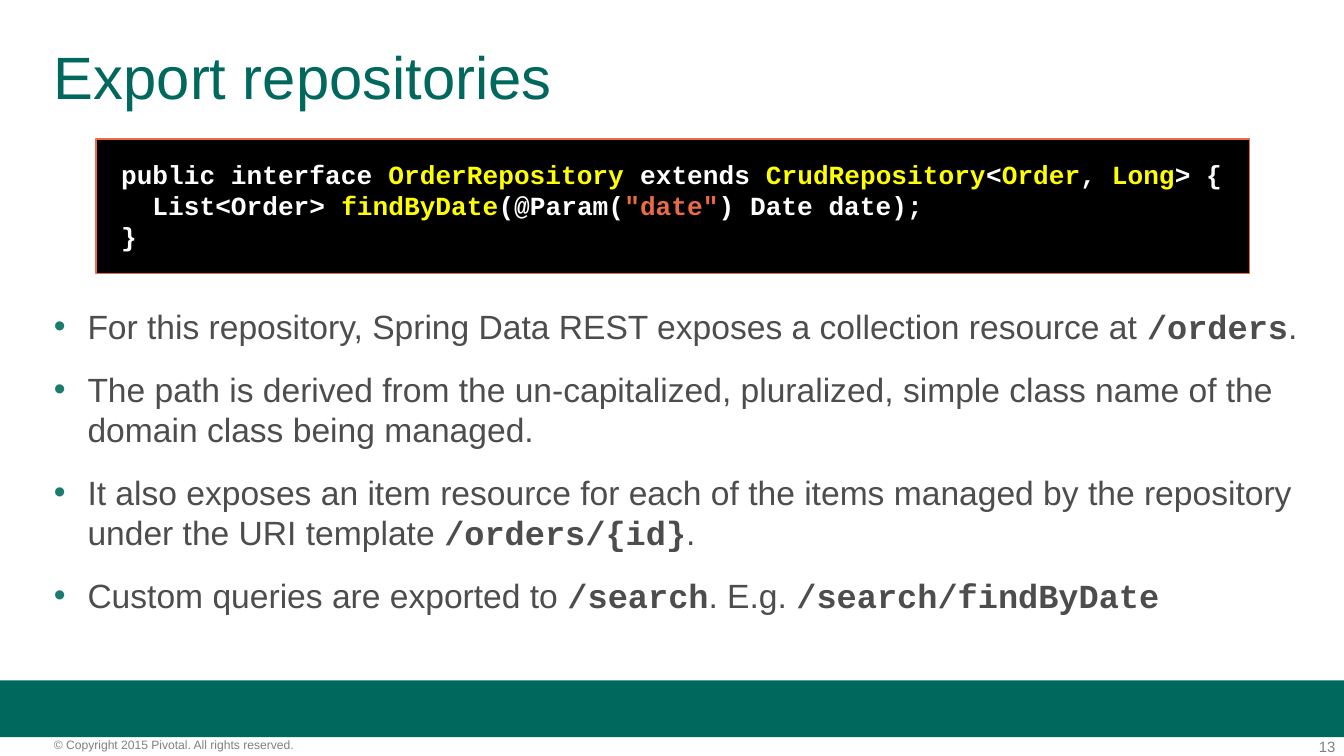
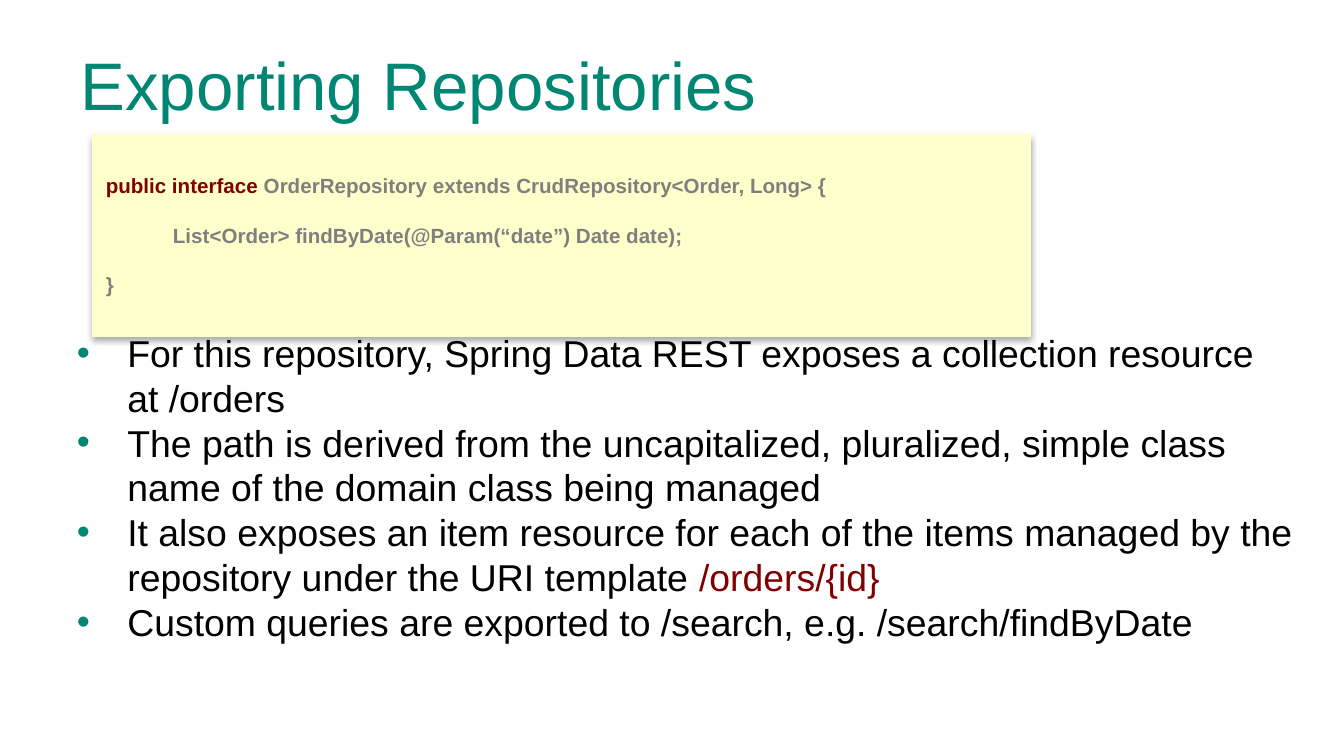
Before and after one commit to phopper-pivotal/PCF-Workshop-Carfax, a slide deck: slide 13 of presentations/5-Spring_Data_REST.pptx. Drawn at 1344x756 pixels with LibreOffice and Linux fonts; fonts in the diff are those of the drawing; background and template pictures are left out. Boxes give left, top, right and bottom in pixels: in the first picture for what was removed or moved away, otherwise in the second. Text is boxed around its words. In the diff, an @@ line names an element or a change of style, - is before the commit and + after.

Commit message:
updates to slide decks

```diff
--- a/presentations/5-Spring_Data_REST.pptx
+++ b/presentations/5-Spring_Data_REST.pptx
@@ title at [81, 61, 756, 123]: text changed; size 32 to 36 pt; text colour #00685D to #008774 @@
-Export repositories
+Exporting Repositories
@@ rectangle added at [93, 134, 1031, 336], fill #FFFFCC, outline #FFFFCC 0.75 pt, 11 pt, text #7F7F7F, bold @@
+public interface OrderRepository extends CrudRepository<Order, Long> {
+List<Order> findByDate(@Param(“date”) Date date);
+}
@@ rectangle removed at [95, 140, 1249, 274] @@
@@ text at [127, 338, 1292, 644]: text changed; size 18 to 20 pt; text colour #4D4D4D to #000000 @@
-public interface OrderRepository extends CrudRepository<Order, Long> {
-List<Order> findByDate(@Param("date") Date date);
-}
-• For this repository, Spring Data REST exposes a collection resource at /orders.
-• The path is derived from the un-capitalized, pluralized, simple class name of the domain class being managed.
-• It also exposes an item resource for each of the items managed by the repository under the URI template /orders/{id}.
-• Custom queries are exported to /search. E.g. /search/findByDate
+• For this repository, Spring Data REST exposes a collection resource at /orders
+• The path is derived from the uncapitalized, pluralized, simple class name of the domain class being managed
+• It also exposes an item resource for each of the items managed by the repository under the URI template /orders/{id}
+• Custom queries are exported to /search, e.g. /search/findByDate
@@ rectangle removed at [0, 680, 1344, 737] @@
@@ text removed at [66, 740, 293, 752] @@
-© Copyright 2015 Pivotal. All rights reserved.
@@ page number removed at [1319, 741, 1336, 752] @@
-13
```
Also in this commit, not shown: 9 other slides changed, 6 slides added, 8 slides removed, 3 other files.
